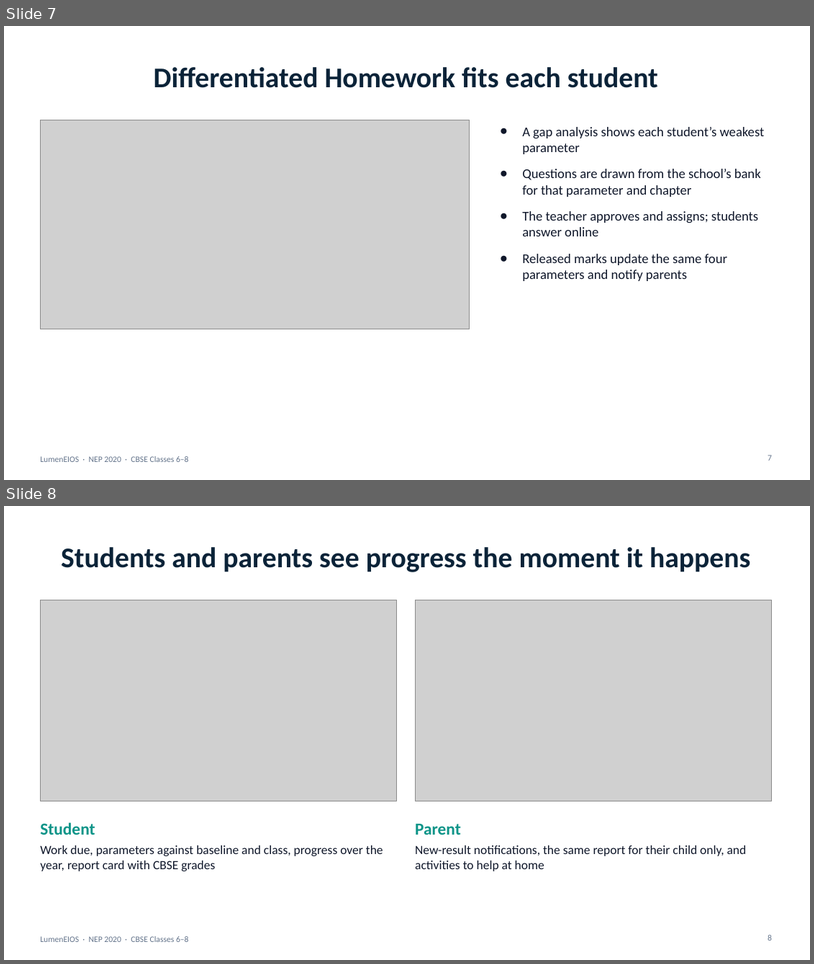
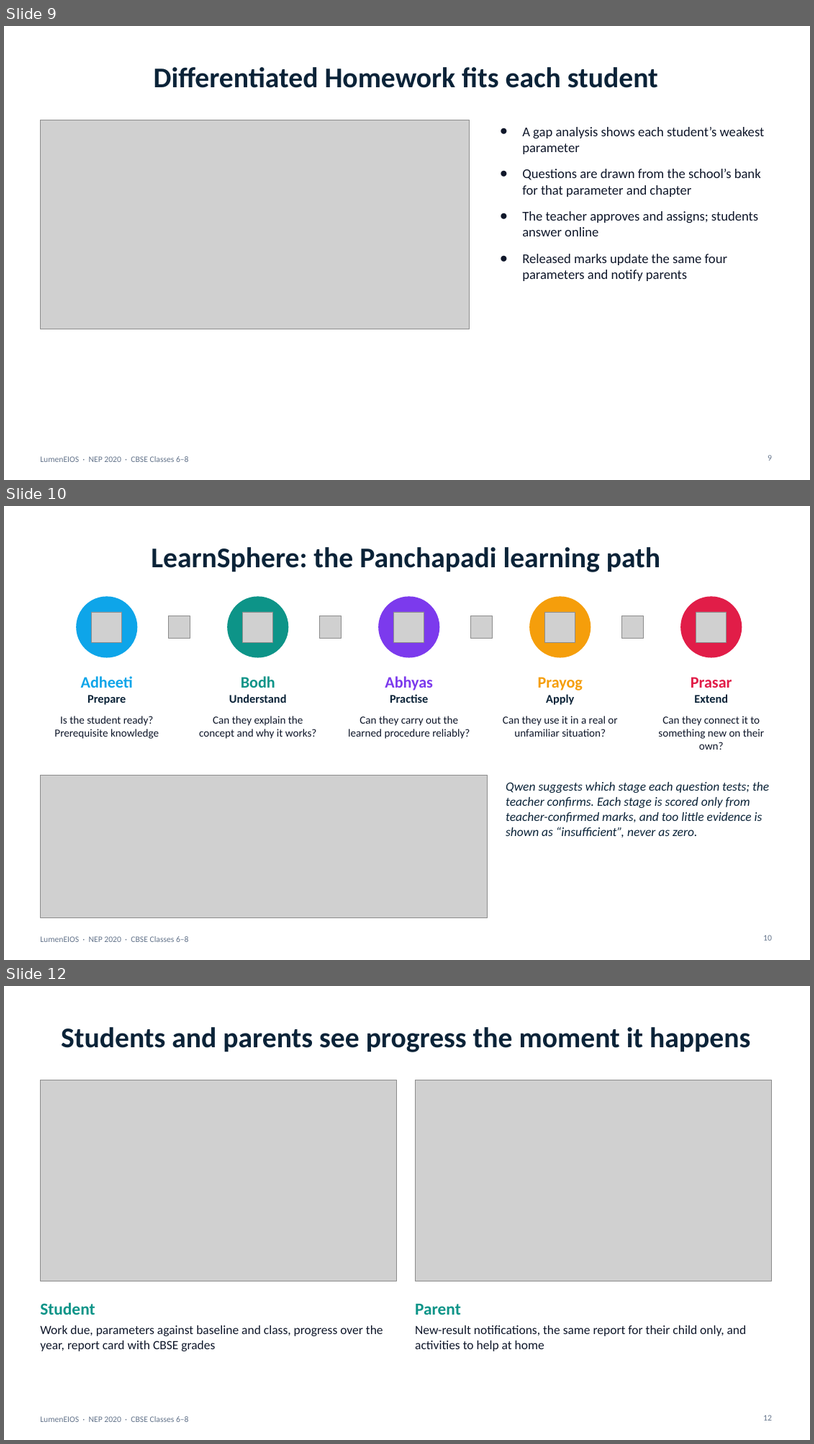
Before and after one commit to Agamjot0123/LumenEIOS, a slide deck: demo/presentation/LumenEIOS_Presentation.pptx. Shown one above the other, each under a label of ours: slides 7 and 8 before the commit, slides 9, 10 and 12 after it; the slides between them are not shown. The pictures are 814x964 and 814x1444 pixels, drawn with LibreOffice and Linux fonts; fonts in the diff are those of the drawing; grey boxes stand for pictures. Boxes give left, top, right and bottom in pixels: in the first picture for what was removed or moved away, otherwise in the second. Text is boxed around its words. In the diff, an @@ line names an element or a change of style, - is before the commit and + after.

```diff
--- a/demo/presentation/LumenEIOS_Presentation.pptx
+++ b/demo/presentation/LumenEIOS_Presentation.pptx
@@ slide 10 added at (4,506,810,960), background #FFFFFF; not listed: 1 template element that a slide beside it also shows @@
@@ title added at (151,547,661,572), 34 pt, text #0B2338, bold @@
+LearnSphere: the Panchapadi learning path
@@ ellipse added at (77,597,137,657), fill #0EA5E9, outline #0EA5E9 1 pt @@
@@ picture added at (92,612,122,642) @@
@@ ellipse added at (228,597,288,657), fill #0D9488, outline #0D9488 1 pt @@
@@ picture added at (243,612,273,642) @@
@@ ellipse added at (379,597,440,657), fill #7C3AED, outline #7C3AED 1 pt @@
@@ picture added at (394,612,424,642) @@
@@ ellipse added at (530,597,591,657), fill #F59E0B, outline #F59E0B 1 pt @@
@@ picture added at (545,612,576,642) @@
@@ ellipse added at (682,597,742,657), fill #E11D48, outline #E11D48 1 pt @@
@@ picture added at (697,612,727,642) @@
@@ picture added at (169,616,190,638) @@
@@ picture added at (320,616,342,638) @@
@@ picture added at (471,616,493,638) @@
@@ picture added at (622,616,644,638) @@
@@ text added at (81,676,133,705), 19 pt, text #0EA5E9, bold @@
+Adheeti
+Prepare
@@ text added at (229,676,287,703), 14 pt, text #0B2338, bold @@
+Bodh
+Understand
@@ text added at (385,676,433,703), 14 pt, text #0B2338, bold @@
+Abhyas
+Practise
@@ text added at (538,677,583,705), 19 pt, text #F59E0B, bold @@
+Prayog
+Apply
@@ text added at (691,677,733,703), 19 pt, text #E11D48, bold @@
+Prasar
+Extend
@@ text added at (54,716,159,739), 13 pt, text #0F172A @@
+Is the student ready? Prerequisite knowledge
@@ text added at (199,716,317,739), 13 pt, text #0F172A @@
+Can they explain the concept and why it works?
@@ text added at (348,716,470,739), 13 pt, text #0F172A @@
+Can they carry out the learned procedure reliably?
@@ text added at (503,716,617,736), 13 pt, text #0F172A @@
+Can they use it in a real or unfamiliar situation?
@@ text added at (658,716,764,749), 13 pt, text #0F172A @@
+Can they connect it to something new on their own?
@@ picture added at (40,775,488,917) @@
@@ text added at (506,782,769,837), 15 pt, text #0B2338, italic @@
+Qwen suggests which stage each question tests; the teacher confirms. Each stage is scored only from teacher-confirmed marks, and too little evidence is shown as “insufficient”, never as zero.
@@ page number added at (764,934,772,940), 10 pt, text #64748B @@
+10
@@ what was slide 7 is now slide 9 @@
@@ page number at (768,454,772,460): text changed @@
-7
+9
@@ what was slide 8 is now slide 12 @@
@@ page number at (764,1414,772,1420): text changed @@
-8
+12
```
Also in this commit, not shown: 4 slides changed, 3 other slides added.
